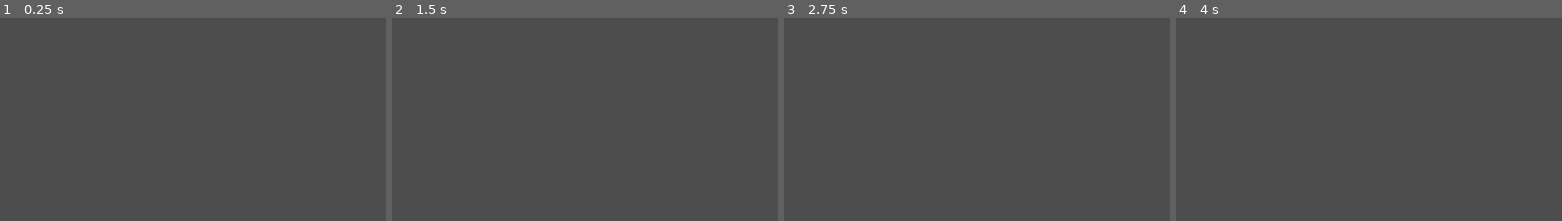
Above: before the commit, frames 1-4 (left to right).
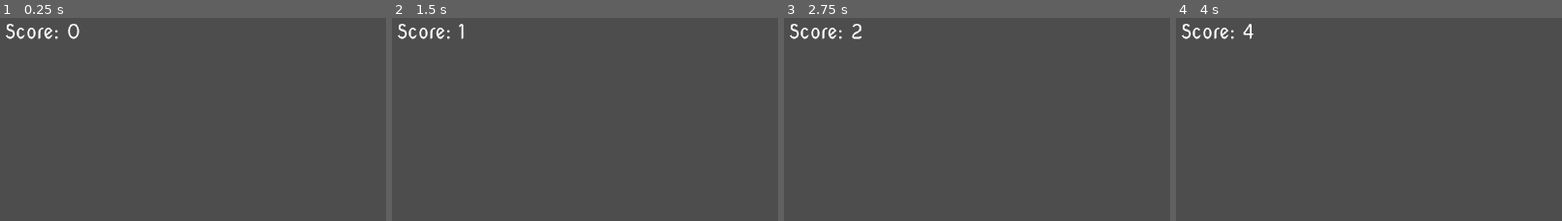
Above: after the commit, the same moments.

Repository: lunarScavenger/companionship-of-the-halo-2d
Game: Godot game, scene res://world/flight-to-the-ford.tscn
Same seed, same stepped clock (60 frames per second), same inputs: the game is played once before the commit and once after it. The engine's default icon, where the game draws it, is replaced by a stand-in: a white triangle on a blue panel in a dark square.
Inputs:
- Up to frame 1 (0.25 s): no input
- Up to frame 2 (1.5 s): tap Enter at 0.5 s; hold D (right) 0.53-1.28 s; tap Ctrl (attack) at 0.6, 1.35 s; tap Space at 1.25 s; hold S (down) from 1.28 s (still down)
- Up to frame 3 (2.75 s): release S (down) at 2.03 s; hold D (right) from 2.03 s (still down); tap Ctrl (attack) at 2.1 s
- Up to frame 4 (4 s): tap Enter at 2.75 s; release D (right) at 2.78 s; hold W (up) 2.78-3.53 s; tap Ctrl (attack) at 2.85, 3.6 s; tap Space at 3.5 s; hold A (left) from 3.53 s (still down)
The pictures show only the part of the screen within x 0-50%, y 0-50%; the shares and areas given below are measured in that part.

The runs differ from the first frame. In frame 1, 0.5% of the frame differs, in the area x 1-21%, y 2-11%; in frame 2, 0.4%; in frame 3, 0.5%; in frame 4, 0.5%.

Commit message:
Added score counter based on time alive

Diff:
--- a/characters/player/player.gd
+++ b/characters/player/player.gd
@@ -10,6 +10,7 @@
 var direction = "Right" # default to facing right
 var health: float = 100.0
 var alive = true
+var counter: int = 0
 
 
 # get input
@@ -57,3 +58,7 @@
 	if body.is_in_group("enemy"):
 		update_health(-25)
 		print("player health: " + str(health))
+
+
+func _on_timer_timeout():
+	counter += 1
--- a/characters/player/player.tscn
+++ b/characters/player/player.tscn
@@ -75,4 +75,8 @@
 position = Vector2(0, 4)
 shape = SubResource("CircleShape2D_42epw")
 
+[node name="Timer" type="Timer" parent="."]
+autostart = true
+
 [connection signal="body_entered" from="Hitbox" to="." method="_on_hitbox_body_entered"]
+[connection signal="timeout" from="Timer" to="." method="_on_timer_timeout"]
--- a/ui/hud/hud.gd
+++ b/ui/hud/hud.gd
@@ -12,3 +12,4 @@
 # Called every frame. 'delta' is the elapsed time since the previous frame.
 func _process(delta):
 	health_bar.value = player.health
+	$CanvasLayer/Score.text = "Score: " + str(player.counter)
--- a/ui/hud/hud.tscn
+++ b/ui/hud/hud.tscn
@@ -1,6 +1,7 @@
-[gd_scene load_steps=4 format=3 uid="uid://dbwx52t1kme5y"]
+[gd_scene load_steps=5 format=3 uid="uid://dbwx52t1kme5y"]
 
 [ext_resource type="Script" path="res://ui/hud/hud.gd" id="1_a1owj"]
+[ext_resource type="FontFile" uid="uid://bdxlxyrmmcmmd" path="res://assets/fonts/NovaOval-Regular.ttf" id="2_qlani"]
 
 [sub_resource type="StyleBoxFlat" id="StyleBoxFlat_vwpgu"]
 bg_color = Color(0.964706, 0.364706, 0.458824, 1)
@@ -29,3 +30,12 @@
 step = 1.0
 value = 80.0
 show_percentage = false
+
+[node name="Score" type="Label" parent="CanvasLayer"]
+offset_left = 21.0
+offset_top = 21.0
+offset_right = 175.0
+offset_bottom = 83.0
+theme_override_fonts/font = ExtResource("2_qlani")
+theme_override_font_sizes/font_size = 48
+text = "Score: "
--- a/world/flight-to-the-ford.tscn
+++ b/world/flight-to-the-ford.tscn
@@ -16,17 +16,6 @@
 [node name="Player" parent="." instance=ExtResource("1_hm125")]
 
 [node name="HUD" parent="Player" node_paths=PackedStringArray("player") instance=ExtResource("2_o8toc")]
-anchors_preset = 0
-anchor_right = 0.0
-anchor_bottom = 0.0
-offset_left = 1826.23
-offset_top = 770.383
-offset_right = 1826.23
-offset_bottom = 770.383
-grow_horizontal = 1
-grow_vertical = 1
-size_flags_horizontal = 6
-size_flags_vertical = 6
 player = NodePath("..")
 
 [node name="Obstacle1" type="Node2D" parent="."]
